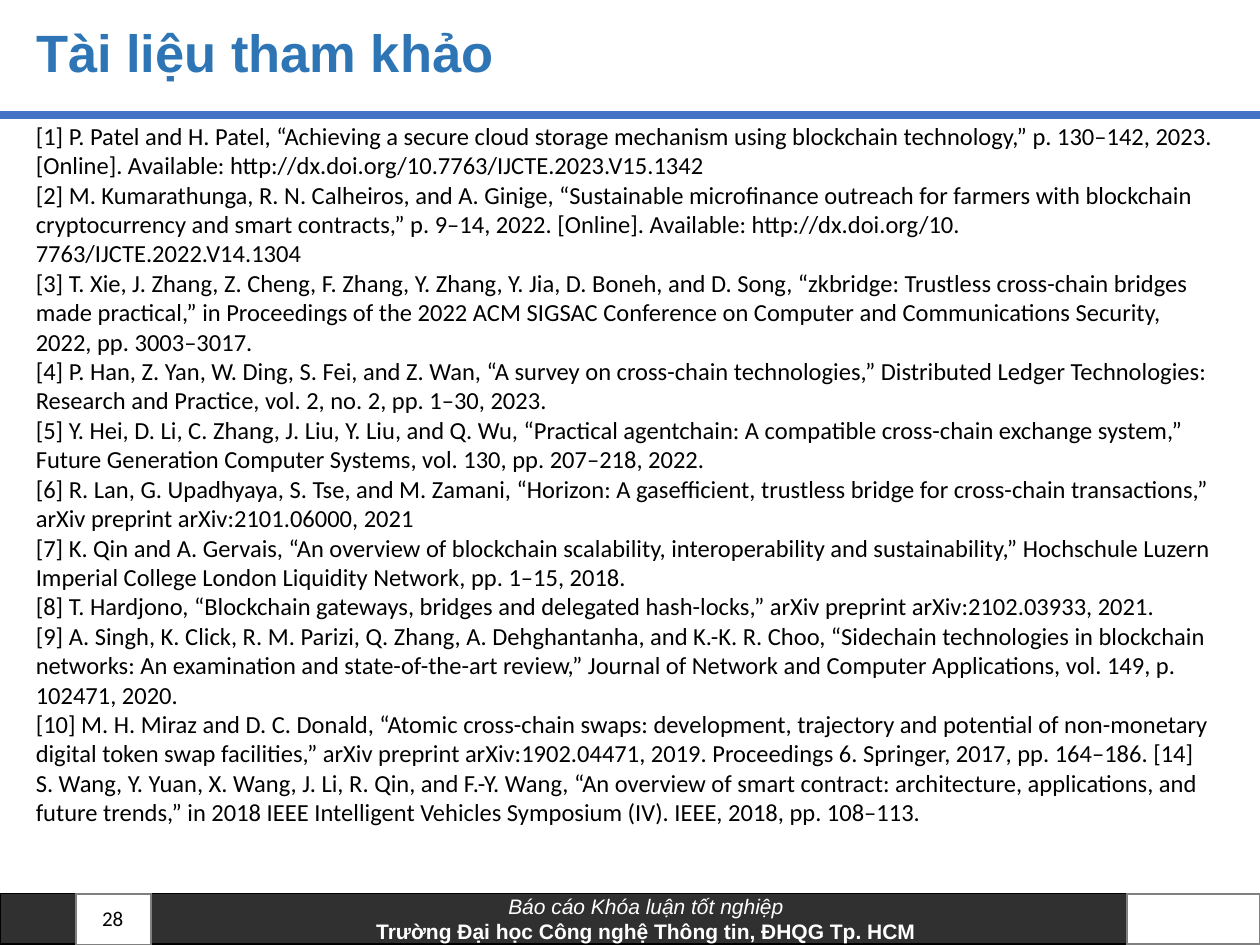
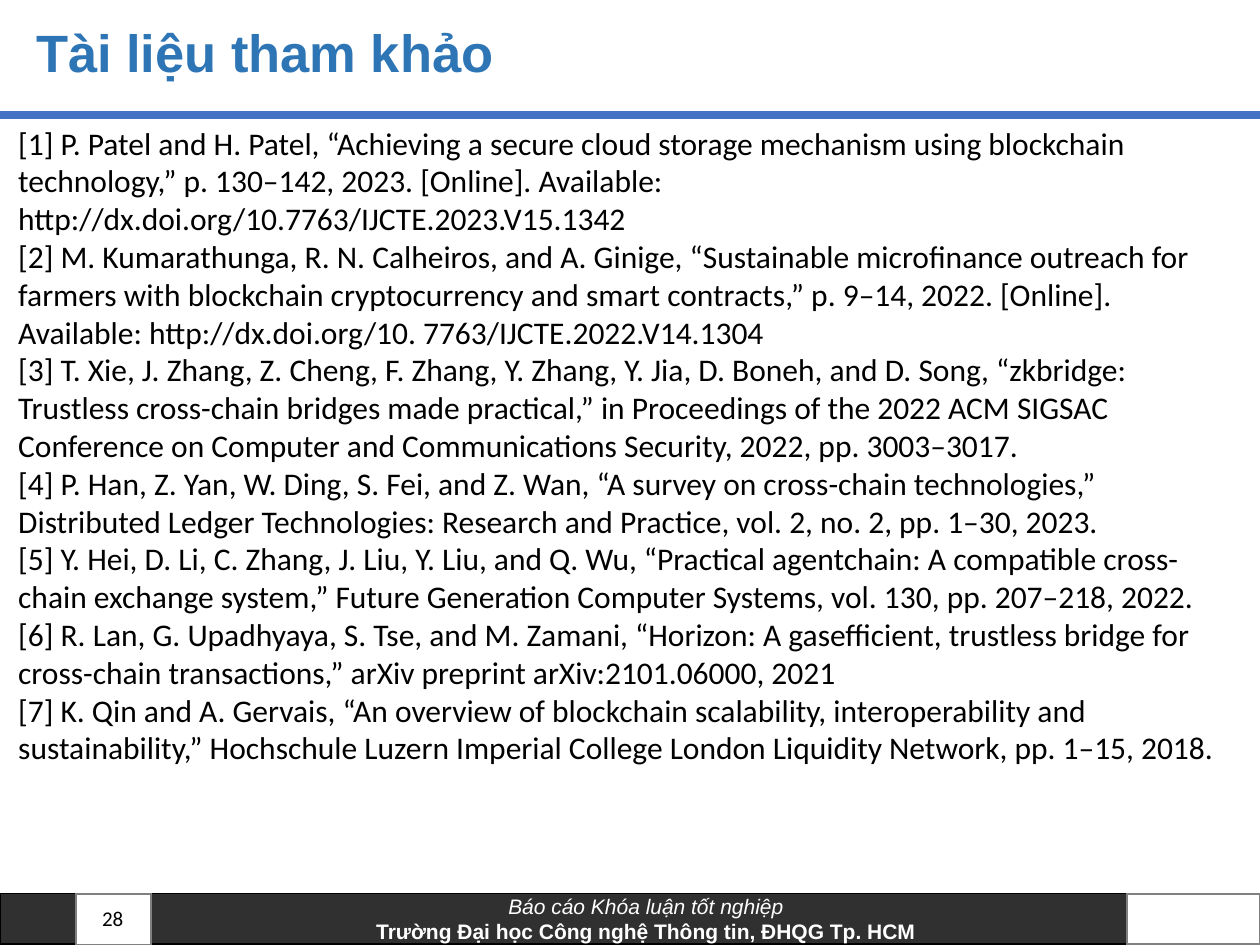
Before and after one commit to anhkiet1227/NT505_Thesis, a slide deck: slide 28 of Slide_20520605_VoAnhKiet.pptx. Drawn at 1260x945 pixels with LibreOffice and Linux fonts; fonts in the diff are those of the drawing; background and template pictures are left out. Boxes give left, top, right and bottom in pixels: in the first picture for what was removed or moved away, otherwise in the second. Text is boxed around its words. In the diff, an @@ line names an element or a change of style, - is before the commit and + after.

```diff
--- a/Slide_20520605_VoAnhKiet.pptx
+++ b/Slide_20520605_VoAnhKiet.pptx
@@ text "[1] P. Patel and H. ...": place and size @@
-text "[1] P. Patel and H. ..." at <box>36,127,1212,826</box>
+text "[1] P. Patel and H. ..." at <box>18,132,1213,765</box>
@@ text "[1] P. Patel and H. ..." at <box>18,132,1213,765</box>: size 14 to 18 pt @@
@@ text at <box>36,597,1207,826</box>: paragraphs removed @@
-[8] T. Hardjono, “Blockchain gateways, bridges and delegated hash-locks,” arXiv preprint arXiv:2102.03933, 2021.
-[9] A. Singh, K. Click, R. M. Parizi, Q. Zhang, A. Dehghantanha, and K.-K. R. Choo, “Sidechain technologies in blockchain networks: An examination and state-of-the-art review,” Journal of Network and Computer Applications, vol. 149, p. 102471, 2020.
-[10] M. H. Miraz and D. C. Donald, “Atomic cross-chain swaps: development, trajectory and potential of non-monetary digital token swap facilities,” arXiv preprint arXiv:1902.04471, 2019. Proceedings 6. Springer, 2017, pp. 164–186. [14] S. Wang, Y. Yuan, X. Wang, J. Li, R. Qin, and F.-Y. Wang, “An overview of smart contract: architecture, applications, and future trends,” in 2018 IEEE Intelligent Vehicles Symposium (IV). IEEE, 2018, pp. 108–113.
```
Also in this commit, not shown: 9 other slides changed, 2 slides added, 1 other file.
